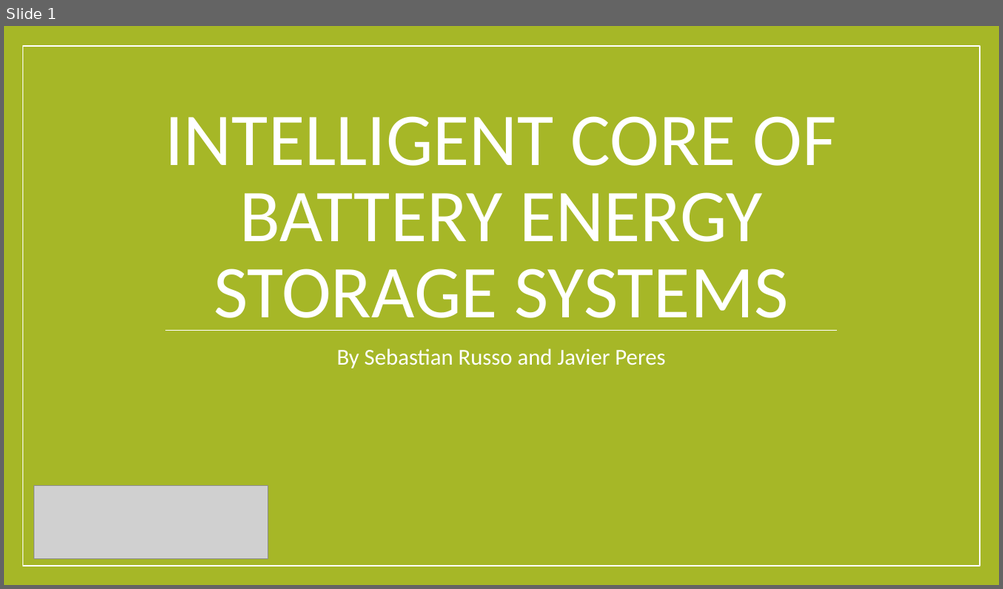
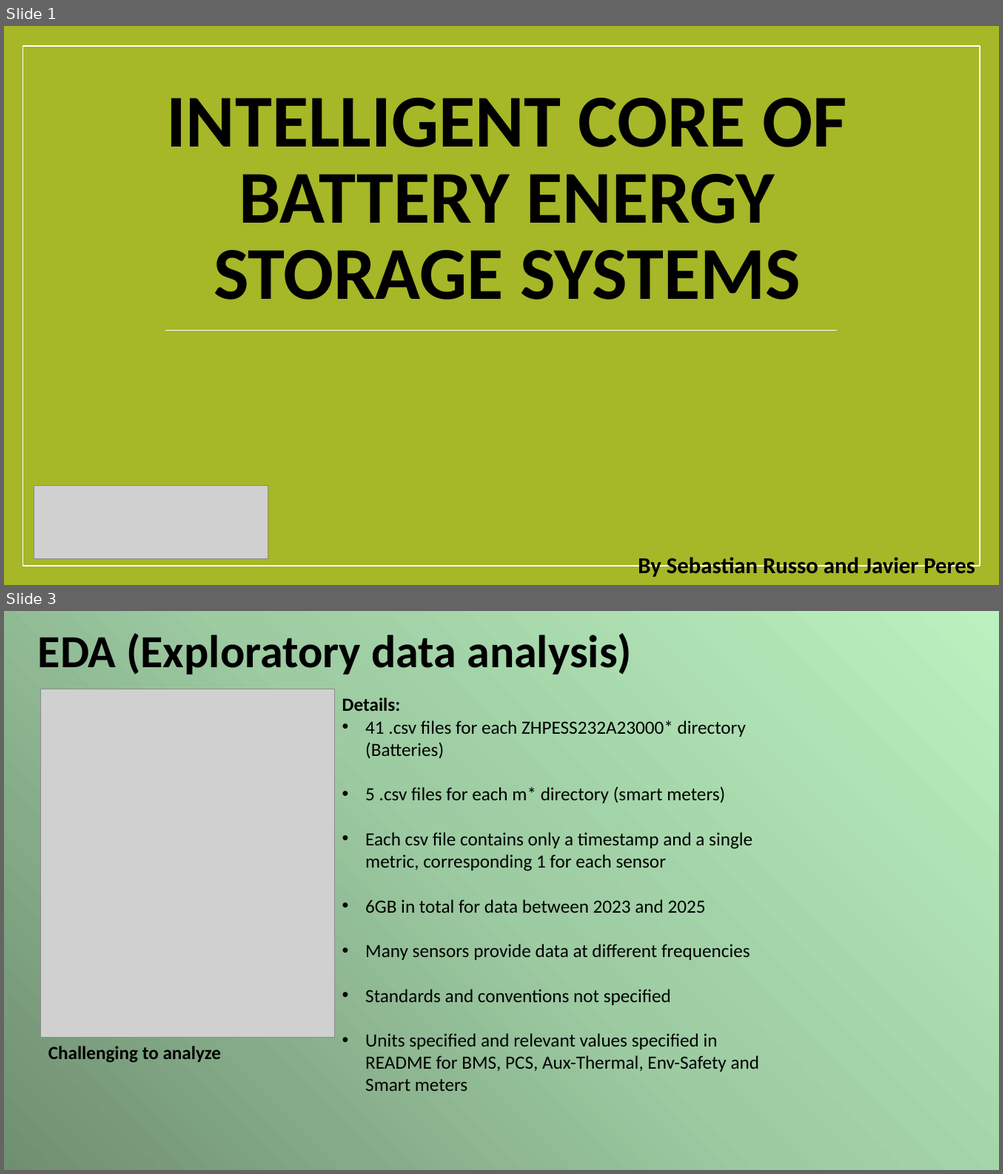
Before and after one commit to Rouxxel/maxxwatt_hackathon, a slide deck: documentation/Hackathon presnetation.pptx. Shown one above the other, each under a label of ours: slide 1 before the commit, slides 1 and 3 after it; the slides between them are not shown. The pictures are 1003x589 and 1003x1174 pixels, drawn with LibreOffice and Linux fonts; fonts in the diff are those of the drawing; grey boxes stand for pictures; background and template pictures are left out. Boxes give left, top, right and bottom in pixels: in the first picture for what was removed or moved away, otherwise in the second. Text is boxed around its words. In the diff, an @@ line names an element or a change of style, - is before the commit and + after.

```diff
--- a/documentation/Hackathon presnetation.pptx
+++ b/documentation/Hackathon presnetation.pptx
@@ slide 3 added at bbox=[4, 611, 999, 1170], background #A6B727 @@
@@ rectangle added at bbox=[4, 611, 999, 1170], fill gradient #6F8F72 to #9ECCA2 to #BBF2C0 @@
@@ rectangle added at bbox=[22, 631, 979, 1151], fill #FFFFFF @@
@@ text added at bbox=[38, 633, 632, 675], 44.4 pt, text #000000, bold @@
+EDA (Exploratory data analysis)
@@ picture added at bbox=[41, 689, 336, 1038] @@
@@ text added at bbox=[342, 698, 760, 1091], 18 pt, text #000000 @@
+Details:
+• 41 .csv files for each ZHPESS232A23000* directory (Batteries)
+• 5 .csv files for each m* directory (smart meters)
+• Each csv file contains only a timestamp and a single metric, corresponding 1 for each sensor
+• 6GB in total for data between 2023 and 2025
+• Many sensors provide data at different frequencies
+• Standards and conventions not specified
+• Units specified and relevant values specified in README for BMS, PCS, Aux-Thermal, Env-Safety and Smart meters
@@ text added at bbox=[48, 1046, 222, 1062], 18 pt, text #000000, bold @@
+Challenging to analyze
@@ slide 1 changed as well @@
@@ title "INTELLIGENT CORE OF BATTERY ENERGY ...": place and size @@
-title "INTELLIGENT CORE OF BATTERY ENERGY ..." at bbox=[165, 116, 836, 331]
+title "INTELLIGENT CORE OF BATTERY ENERGY ..." at bbox=[166, 98, 847, 300]
@@ title "INTELLIGENT CORE OF BATTERY ENERGY ..." at bbox=[166, 98, 847, 300]: text colour #FFFFFF to #000000, bold on @@
@@ subtitle "By Sebastian Russo and Javier ..." at bbox=[637, 557, 975, 577]: text colour #FFFFFF to #000000, bold on @@
@@ subtitle "By Sebastian Russo and Javier ...": place and size @@
-subtitle "By Sebastian Russo and Javier ..." at bbox=[337, 349, 665, 369]
+subtitle "By Sebastian Russo and Javier ..." at bbox=[637, 557, 975, 577]
```
Also in this commit, not shown: 5 other slides added, 1 slide removed.
